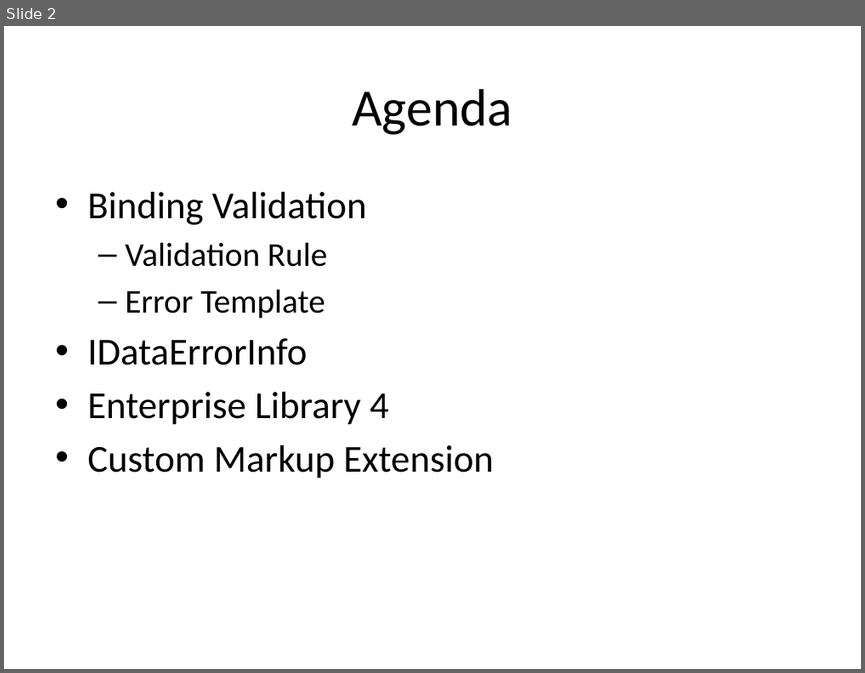
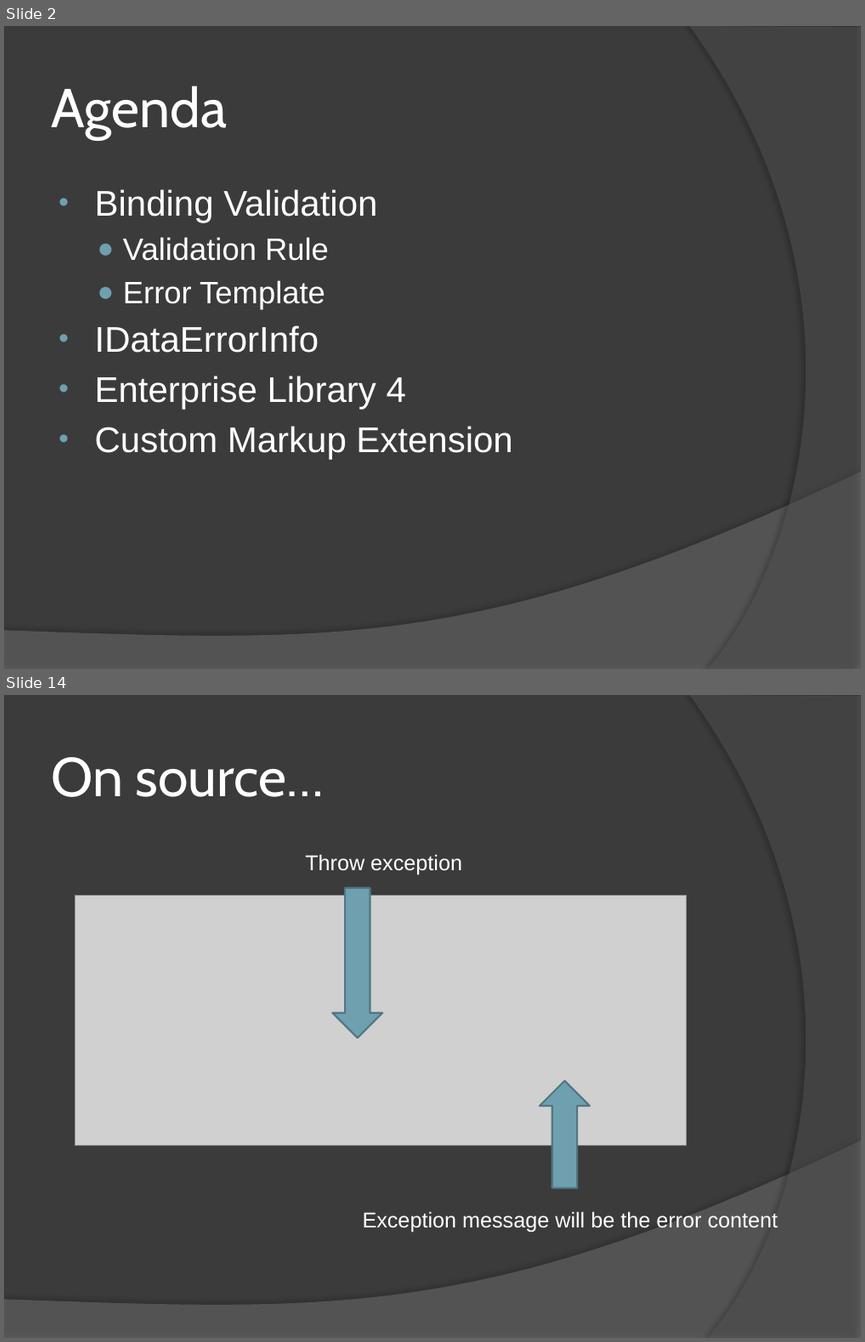
Before and after one commit to RookieOne/WPF-Input-Validation, a slide deck: WPF Validation.pptx. Shown one above the other, each under a label of ours: slide 2 before the commit, slides 2 and 14 after it; the slides between them are not shown. The pictures are 865x673 and 865x1342 pixels, drawn with LibreOffice and Linux fonts; fonts in the diff are those of the drawing; grey boxes stand for pictures. Boxes give left, top, right and bottom in pixels: in the first picture for what was removed or moved away, otherwise in the second. Text is boxed around its words. In the diff, an @@ line names an element or a change of style, - is before the commit and + after.

```diff
--- a/WPF Validation.pptx
+++ b/WPF Validation.pptx
@@ slide 14 added at [4, 695, 861, 1338], background #3B3B3B; not listed: 2 template elements that a slide beside it also shows @@
@@ title added at [51, 757, 324, 797], 46 pt, text #FFFFFF @@
+On source…
@@ text added at [305, 854, 462, 875], 18 pt, text #FFFFFF @@
+Throw exception
@@ picture added at [75, 895, 686, 1145] @@
@@ down arrow added at [332, 888, 382, 1038], fill #6EA0B0, outline #517682 1.5 pt @@
@@ down arrow added at [540, 1081, 589, 1188], fill #6EA0B0, outline #517682 1.5 pt @@
@@ text added at [363, 1211, 778, 1232], 18 pt, text #FFFFFF @@
+Exception message will be the error content
@@ slide 2 changed as well @@
@@ background #FFFFFF to #3B3B3B @@
@@ freeform shape added at [689, 26, 861, 669], fill #5E5E5E at 40% opacity @@
@@ title "Agenda" at [51, 86, 227, 139]: size 44 to 46 pt, font Calibri to Cabin, text colour #000000 to #FFFFFF; alignment centre to left @@
@@ text "Binding Validation" at [95, 189, 512, 460]: size 32 to 30 pt in "Binding Validation", "IDataErrorInfo", "Enterprise Library 4", "Custom Markup Extension"; font Calibri to Arial, text colour #000000 to #FFFFFF; size 28 to 26 pt in "Validation Rule", "Error Template"; indent changed; bullet – to ● @@
@@ freeform shape added at [4, 471, 861, 669], fill #7F7F7F at 45% opacity @@
```
Also in this commit, not shown: 1 other slide changed, 21 other slides added.
